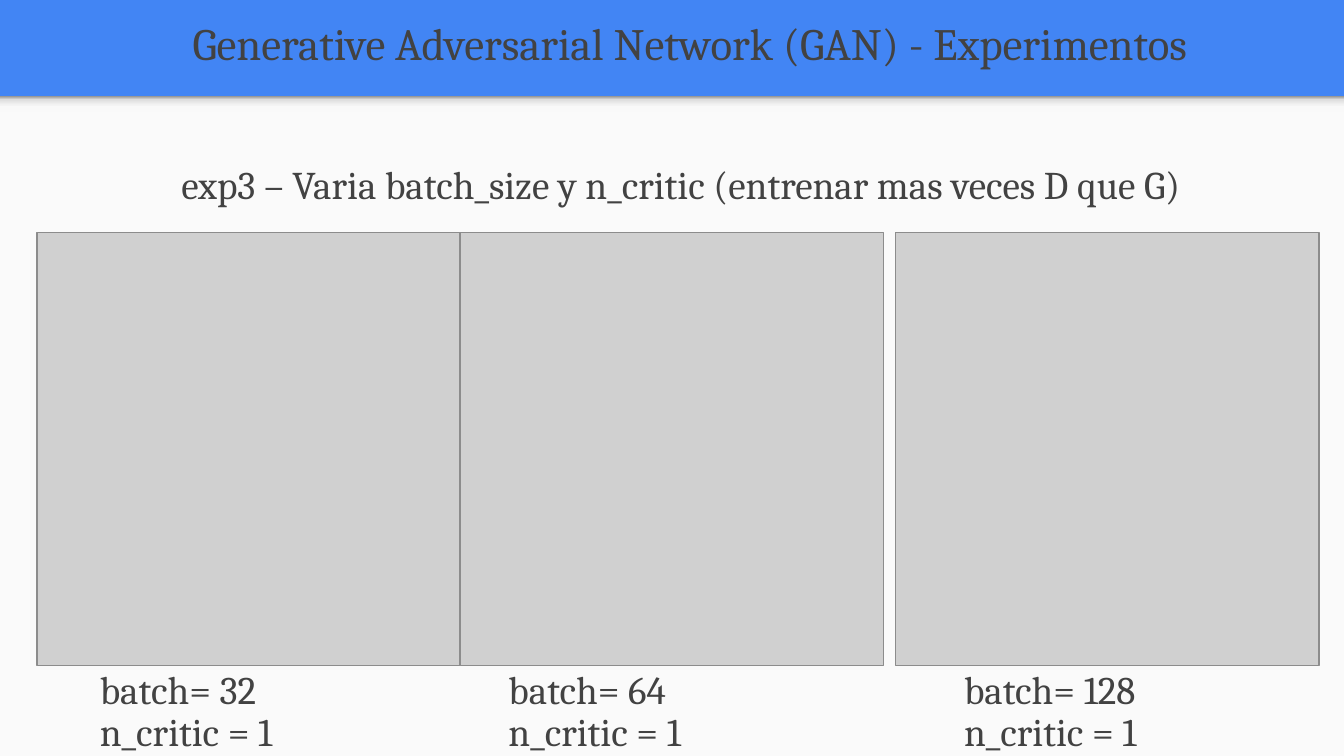
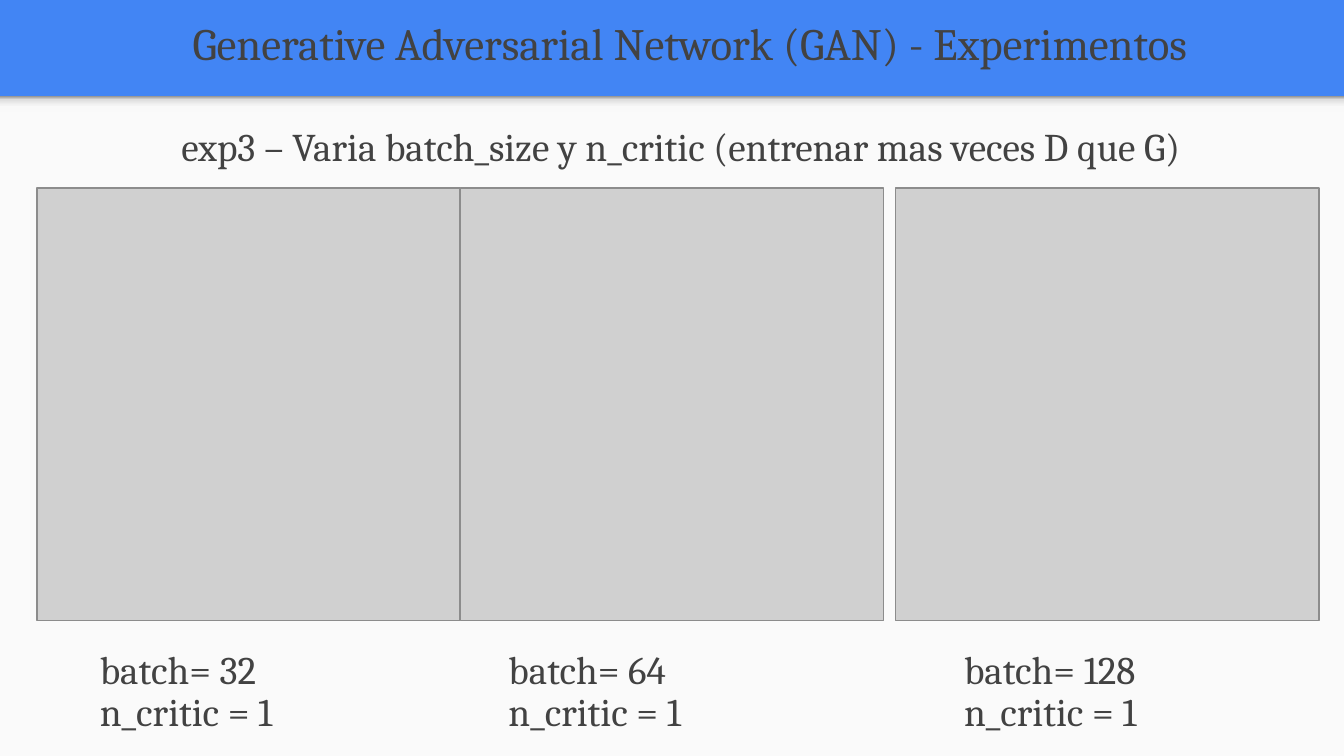
Before and after one commit to FIUBA-Posgrado-Inteligencia-Artificial/aprendizaje_profundo, a slide deck: slide 23 of clase_8/teoria/clase_8.pptx (slide 22 before the commit). Drawn at 1344x756 pixels with LibreOffice and Linux fonts; fonts in the diff are those of the drawing; grey boxes stand for pictures. Boxes give left, top, right and bottom in pixels: in the first picture for what was removed or moved away, otherwise in the second. Text is boxed around its words. In the diff, an @@ line names an element or a change of style, - is before the commit and + after.

```diff
--- a/clase_8/teoria/clase_8.pptx
+++ b/clase_8/teoria/clase_8.pptx
@@ text "exp3 – Varia batch_size y ...": place and size @@
-text "exp3 – Varia batch_size y ..." at bbox=[181, 171, 1180, 208]
+text "exp3 – Varia batch_size y ..." at bbox=[181, 133, 1180, 170]
@@ 3 pictures: place and size @@
-3 pictures at bbox=[36, 233, 1318, 665]
+3 pictures at bbox=[36, 188, 1318, 621]
@@ 3 texts: place and size @@
-3 texts at bbox=[100, 677, 1136, 751]
+3 texts at bbox=[100, 657, 1136, 731]
```
Also in this commit, not shown: 2 other slides changed, 1 slide added, 5 other files.
